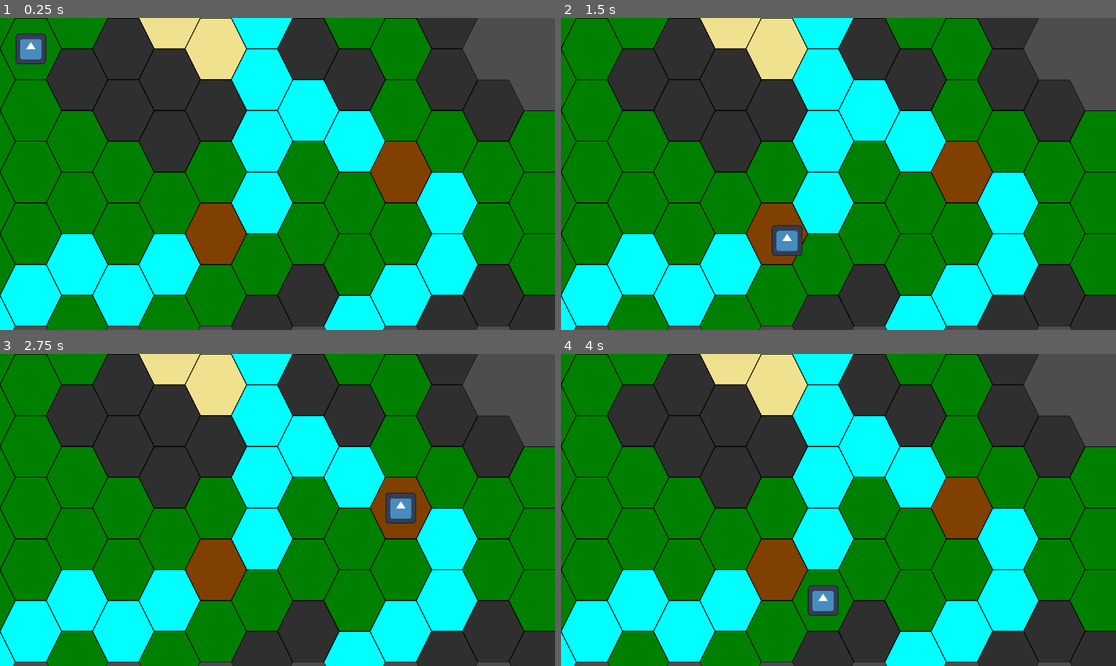
Above: before the commit, frames 1-4 (two rows, left to right).
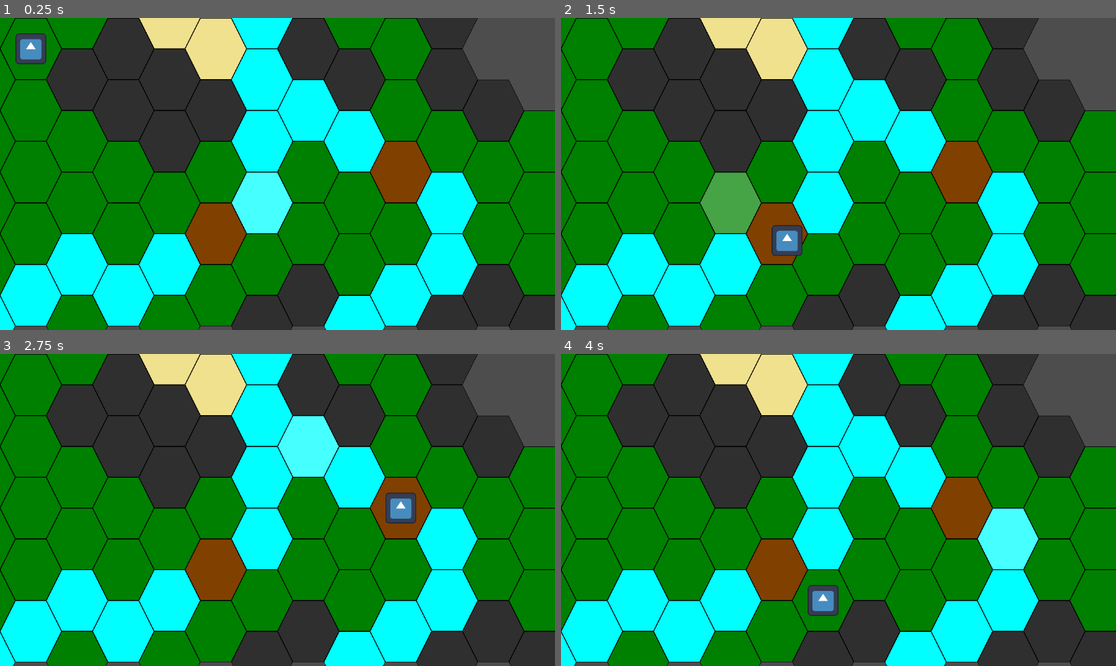
Above: after the commit, the same moments.

Repository: AidasLit/Hex-game-uni
Game: Godot game, scene res://combat_scene.tscn
Two runs of this game, one before a commit and one after it. Both use one fixed random seed, a clock stepped at 60 frames per second and the inputs below. The engine's default icon, where the game draws it, is replaced by a stand-in: a white triangle on a blue panel in a dark square.
Inputs (mouse positions are in pixels of both pictures, inside the frame that each line leads up to):
- Up to frame 1 (0.25 s): no input
- Up to frame 2 (1.5 s): tap Enter at 0.5 s; move the mouse to (960, 158) at 0.52 s; click (960, 158) at 0.67 s; move the mouse to (727, 189) at 1.27 s; click (727, 189) at 1.42 s
- Up to frame 3 (2.75 s): move the mouse to (333, 441) at 2.02 s; click (333, 441) at 2.17 s
- Up to frame 4 (4 s): tap Space at 2.75 s; move the mouse to (810, 572) at 2.77 s; click (810, 572) at 2.92 s; move the mouse to (1005, 556) at 3.52 s; click (1005, 556) at 3.67 s

The runs differ from the first frame. In frame 1, 1.6% of the frame differs, in the area x 41-53%, y 49-70%; in frame 2, 1.6%; in frame 3, 1.6%, in the area x 50-62%, y 19-40%; in frame 4, 1.6%.

Commit message:
added transparent tiles + made hovered tile highlighting

Diff:
--- a/combat_scene.tscn
+++ b/combat_scene.tscn
@@ -17,6 +17,9 @@
 tile_map_data = PackedByteArray("AAAAAAEAAQAAAAAAAAABAAIAAQAAAAAAAAACAAEAAQABAAEAAAAAAAAAAQAAAAAAAAABAAAAAQABAAEAAAABAP …(1024 unchanged characters)…
 tile_set = ExtResource("1_15dw0")
 
+[node name="transparent-layer" type="TileMapLayer" parent="grid-system"]
+tile_set = ExtResource("1_15dw0")
+
 [node name="unit-test" type="CharacterBody2D" parent="." node_paths=PackedStringArray("tilemap_layer", "grid_system")]
 position = Vector2(124, 351)
 script = ExtResource("2_fcn8v")
--- a/grid_system.gd
+++ b/grid_system.gd
@@ -17,14 +17,22 @@
 var _queue_cells : Array[Vector2i]
 
 @onready var base_layer: TileMapLayer = $"base-layer"
+@onready var transparent_layer: TileMapLayer = $"transparent-layer"
+
 var astargrid = AStar2D.new()
 var cells : Dictionary
+
+var prev_hovered_cell : Vector2i
+var hovered_cell : Vector2i
 
 func _ready() -> void:
 	cells.clear()
 	_setup_astar()
 
 	print(cells)
+
+func _process(delta: float) -> void:
+	_update_hovered_cell()
 
 func _setup_astar():
 	var start_cell = Vector2i(0, 0)
@@ -51,6 +59,16 @@
 	astargrid.add_point(id, location)
 	cells[location] = id
 
+func _update_hovered_cell():
+	hovered_cell = transparent_layer.local_to_map(get_viewport().get_mouse_position())
+
+	if hovered_cell != prev_hovered_cell:
+		transparent_layer.erase_cell(prev_hovered_cell)
+
+	transparent_layer.set_cell(hovered_cell, 0, Vector2i(0, 1))
+
+	prev_hovered_cell = hovered_cell
+
 # can this cell be traveled to
 func navigation_check(target_cell):
 	var walkable : bool = false
--- a/test_tileset.tres
+++ b/test_tileset.tres
@@ -1,6 +1,20 @@
-[gd_resource type="TileSet" load_steps=6 format=3 uid="uid://ctmfxmh1mw5a0"]
+[gd_resource type="TileSet" load_steps=8 format=3 uid="uid://ctmfxmh1mw5a0"]
 
 [ext_resource type="Texture2D" uid="uid://cjm4r70vuqbcn" path="res://assets/Terrain - Solid Flat - 1px Outline (Black) - 128x128.png" id="1_hupb5"]
+[ext_resource type="Texture2D" uid="uid://b8nlhnbwf2vyi" path="res://assets/Terrain - Solid transparent - no Outline - 128x128.png" id="1_rr1o8"]
+
+[sub_resource type="TileSetAtlasSource" id="TileSetAtlasSource_cm765"]
+resource_name = "Transparent"
+texture = ExtResource("1_rr1o8")
+texture_region_size = Vector2i(128, 128)
+0:0/0 = 0
+1:0/0 = 0
+2:0/0 = 0
+3:0/0 = 0
+3:1/0 = 0
+2:1/0 = 0
+1:1/0 = 0
+0:1/0 = 0
 
 [sub_resource type="NavigationPolygon" id="NavigationPolygon_m5w2b"]
 vertices = PackedVector2Array(64, 0, 32, 64, -32, 64, -64, 0, -32, -64, 32, -64)
@@ -21,6 +35,7 @@
 agent_radius = 0.0
 
 [sub_resource type="TileSetAtlasSource" id="TileSetAtlasSource_b11kh"]
+resource_name = "Solids"
 texture = ExtResource("1_hupb5")
 texture_region_size = Vector2i(128, 128)
 0:0/0 = 0
@@ -46,3 +61,4 @@
 custom_data_layer_0/name = "walkable"
 custom_data_layer_0/type = 1
 sources/1 = SubResource("TileSetAtlasSource_b11kh")
+sources/0 = SubResource("TileSetAtlasSource_cm765")
--- a/unit_test.gd
+++ b/unit_test.gd
@@ -4,6 +4,7 @@
 @export var grid_system: grid_navigation_system
 
 var current_cell : Vector2i
+
 
 func _ready() -> void:
 	goto_cell(Vector2i(0, 0))
Binary file added: assets/Terrain - Solid transparent - no Outline - 128x128.png
Not shown, added: assets/Terrain - Solid transparent - no Outline - 128x128.png.import
